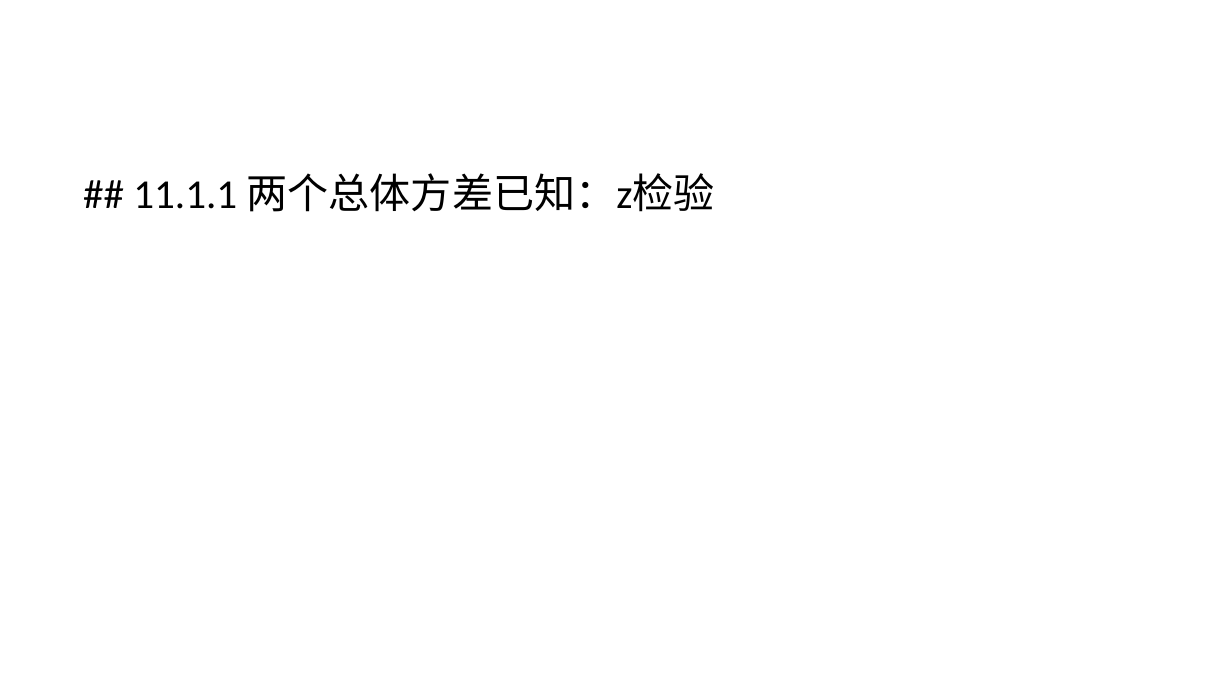
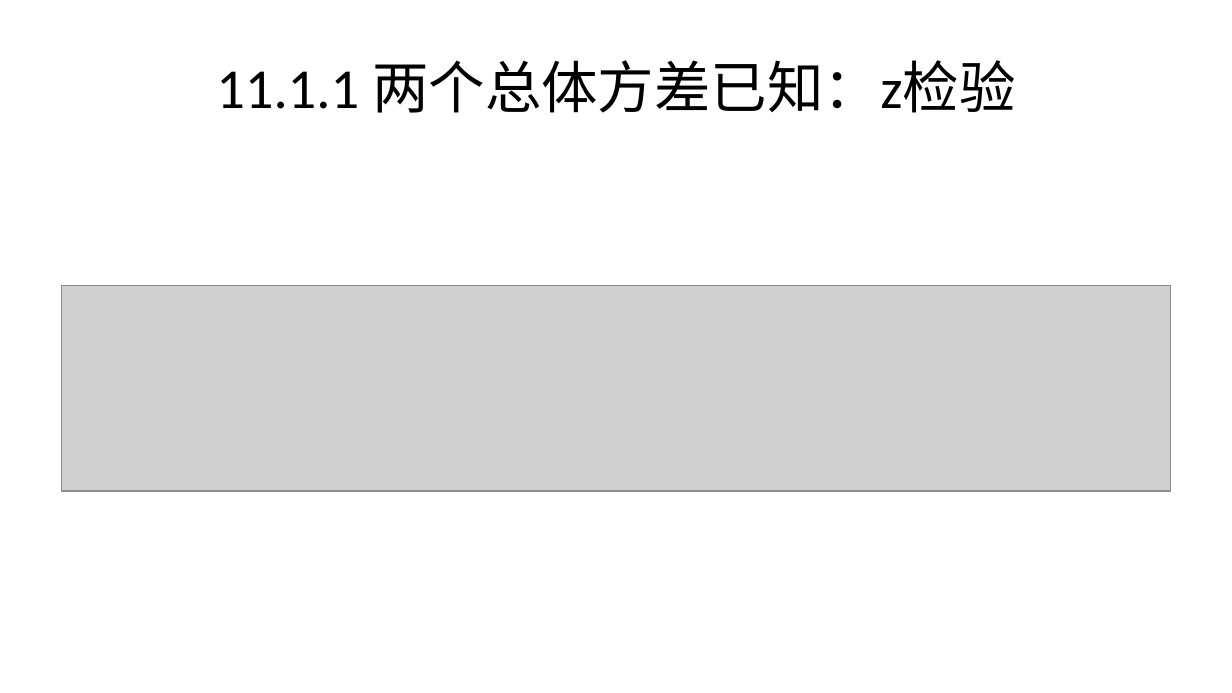
Before and after one commit to lizongzhang/excelstat, a slide deck: slide 6 of docs/chap11_slide.pptx. Drawn at 1232x693 pixels with LibreOffice and Linux fonts; fonts in the diff are those of the drawing; grey boxes stand for pictures. Boxes give left, top, right and bottom in pixels: in the first picture for what was removed or moved away, otherwise in the second. Text is boxed around its words. In the diff, an @@ line names an element or a change of style, - is before the commit and + after.

```diff
--- a/docs/chap11_slide.pptx
+++ b/docs/chap11_slide.pptx
@@ title "11.1.1 两个总体方差已知：z检验" at <box>216,60,1015,113</box>: vertical alignment top to middle @@
@@ title at <box>216,60,1015,113</box>: text changed; size 24 to 33 pt @@
-## 11.1.1 两个总体方差已知：z检验
+11.1.1 两个总体方差已知：z检验
@@ picture added at <box>62,286,1170,492</box> @@
```
Also in this commit, not shown: 1 other slide changed, 39 other files.
